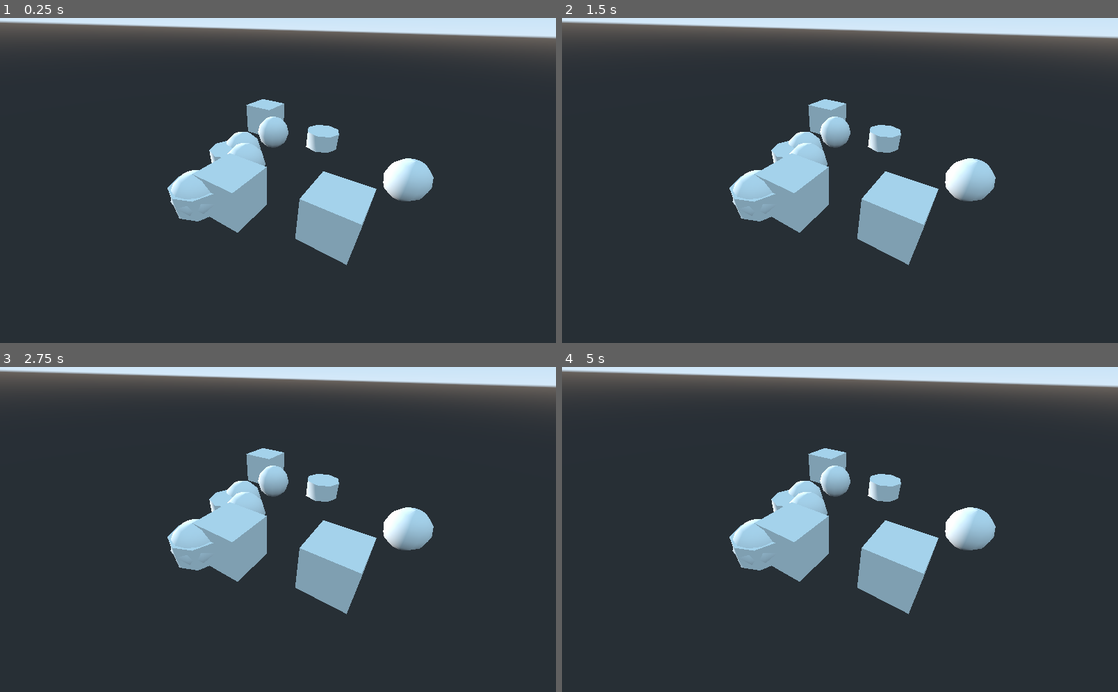
Above: before the commit, frames 1-4 (two rows, left to right).
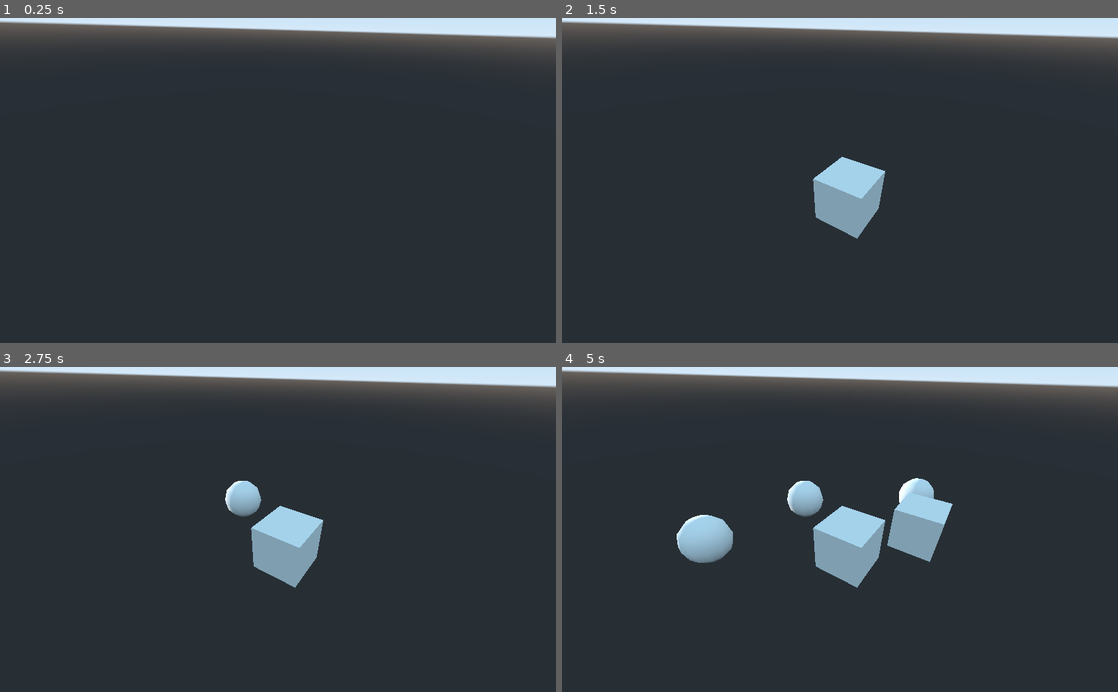
Above: after the commit, the same moments.

Repository: Marcin-sys/gameculling2
Game: Godot game, scene res://scenes/object_spawning_test.tscn
Two runs of this game, one before a commit and one after it. Both use one fixed random seed, a clock stepped at 60 frames per second and the inputs below.
Inputs:
- Up to frame 1 (0.25 s): no input
- Up to frame 2 (1.5 s): tap Enter at 0.5 s; tap Space at 1.25 s
- Up to frame 3 (2.75 s): no input
- Up to frame 4 (5 s): tap Enter at 2.75, 4.25 s; tap Space at 3.5 s

The runs differ from the first frame. In frame 1, 8.4% of the frame differs, in the area x 30-78%, y 25-77%; in frame 2, 9.5%; in frame 3, 9.3%; in frame 4, 12%, in the area x 20-78%, y 25-77%.

Commit message:
Added:  After 1 second generate 1 object till u have 10.   Func _ready commented. Fix Typo.  Changed Vector3 from rand() to randi_range.

Diff:
--- a/Gameculling/assets/code/spawner.gd
+++ b/Gameculling/assets/code/spawner.gd
@@ -3,32 +3,36 @@
 var cube_scene = preload("res://scenes/cube.tscn")
 var cylinder_scene = preload("res://scenes/cylinder.tscn")
 var sphere_scene = preload("res://scenes/sphere.tscn")
-var count = 0
 
-# Declare member variables here. Examples:
-# var a = 2
-# var b = "text"
+var Node_counter = 0	# For counting the number of objects on the screen
+const TIME_SPAN = 1     # Time period till function spawn another object
+var time_left = 0		# Timer
+
+# Called when the node enters the scene tree for the first time_left.
+#func _ready():
+#	var cube_node = cube_scene.instance()
+#	self.add_child(cube_node)
 
 
-# Called when the node enters the scene tree for the first time.
-func _ready():
-	var cube_node = cube_scene.instance()
-	self.add_child(cube_node)
-	var _delta = 1
+# Called every frame. 'delta' is the elapsed time_left since the previous frame.
+func _process(delta):
+	# Make seed fo number.
+	var rng = RandomNumberGenerator.new()
+	rng.randomize()
+
+	# Make list of object's.
+	var list = [ cube_scene.instance() , cylinder_scene.instance() , sphere_scene.instance() ]
 
 
-
-# Called every frame. 'delta' is the elapsed time since the previous frame.
-func _process(_delta):
-
-		if  count < 10:
-			randomize()
-
-			var list = [ cube_scene.instance() , cylinder_scene.instance() , sphere_scene.instance() ]
+	time_left += delta
+	if time_left > TIME_SPAN:
+		if  Node_counter < 10:
 			var drawned = list[randi() % list.size()]
-			var random_position = Vector3(randi() % 11 + 1 , 0, randi() % 11 + 1)
+			var random_position = Vector3(rng.randi_range(1,10) , 0, rng.randi_range(1,10) )
 			drawned.set_translation(random_position)
 			self.add_child(drawned)
-			count+=1
-		else:
-			pass
+			Node_counter += 1
+			# Reset time_left.
+			time_left = 0
+	else:
+		pass
